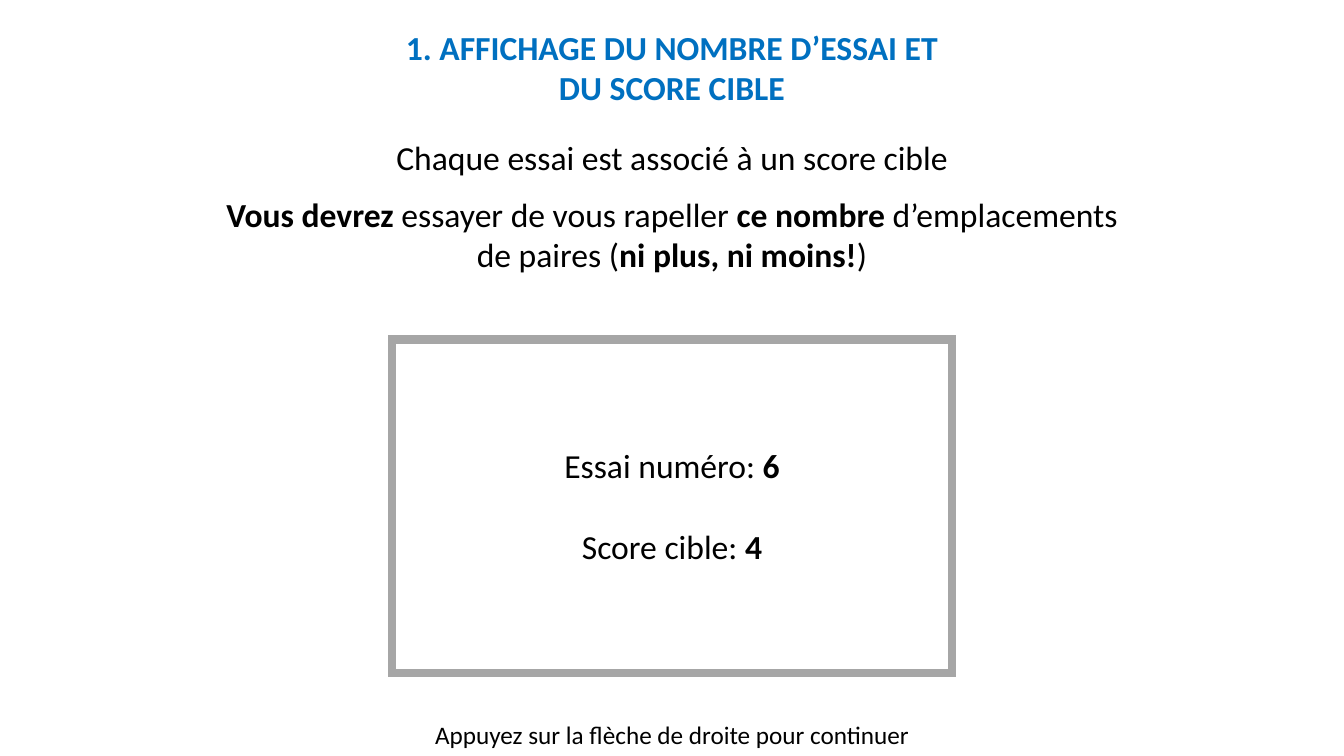
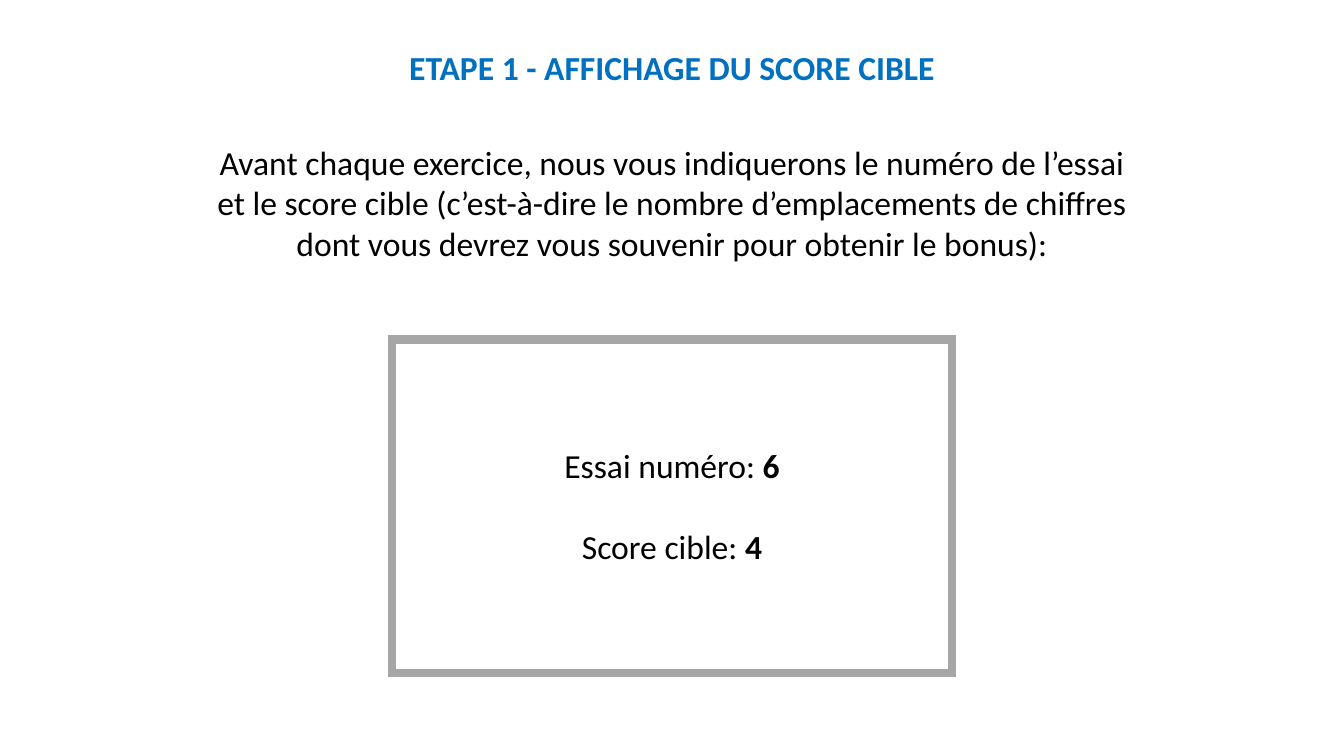
Before and after one commit to MBB-team/Online_Testing, a slide deck: slide 7 of src/Self_Efficacy/Stimuli/Instructions.pptx (slide 15 before the commit). Drawn at 1344x756 pixels with LibreOffice and Linux fonts; fonts in the diff are those of the drawing. Boxes give left, top, right and bottom in pixels: in the first picture for what was removed or moved away, otherwise in the second. Text is boxed around its words. In the diff, an @@ line names an element or a change of style, - is before the commit and + after.

```diff
--- a/src/Self_Efficacy/Stimuli/Instructions.pptx
+++ b/src/Self_Efficacy/Stimuli/Instructions.pptx
@@ text at bbox=[409, 58, 934, 81]: text changed @@
-1. AFFICHAGE DU NOMBRE D’ESSAI ET DU SCORE CIBLE
+ETAPE 1 - AFFICHAGE DU SCORE CIBLE
@@ text at bbox=[217, 151, 1126, 262]: text changed @@
-Chaque essai est associé à un score cible
-Vous devrez essayer de vous rapeller ce nombre d’emplacements de paires (ni plus, ni moins!)
+Avant chaque exercice, nous vous indiquerons le numéro de l’essai et le score cible (c’est-à-dire le nombre d’emplacements de chiffres dont vous devrez vous souvenir pour obtenir le bonus):
@@ text removed at bbox=[435, 726, 909, 748] @@
-Appuyez sur la flèche de droite pour continuer
```
Also in this commit, not shown: 23 other slides changed, 9 slides added, 21 slides removed, 35 other files.
